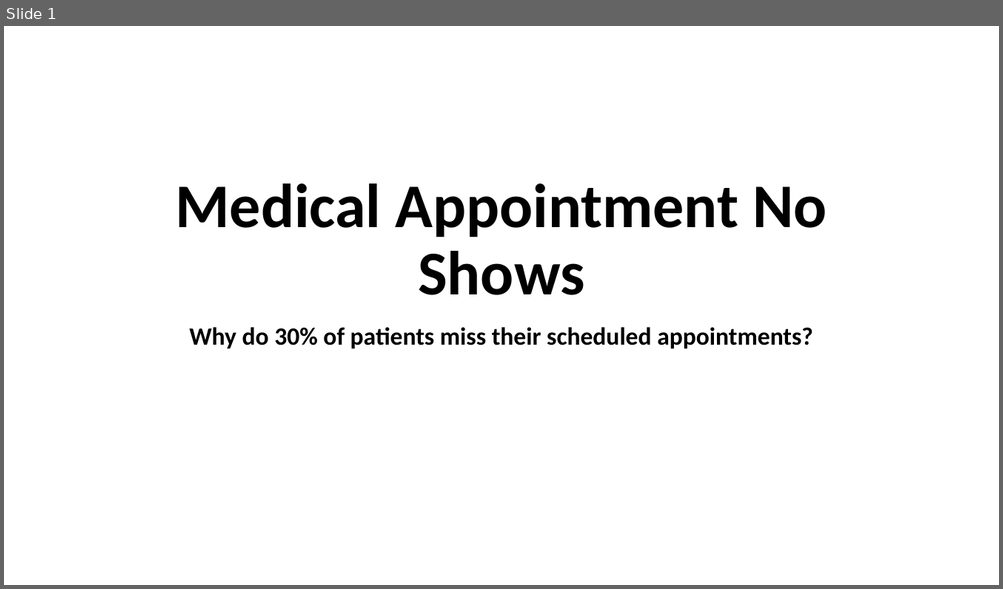
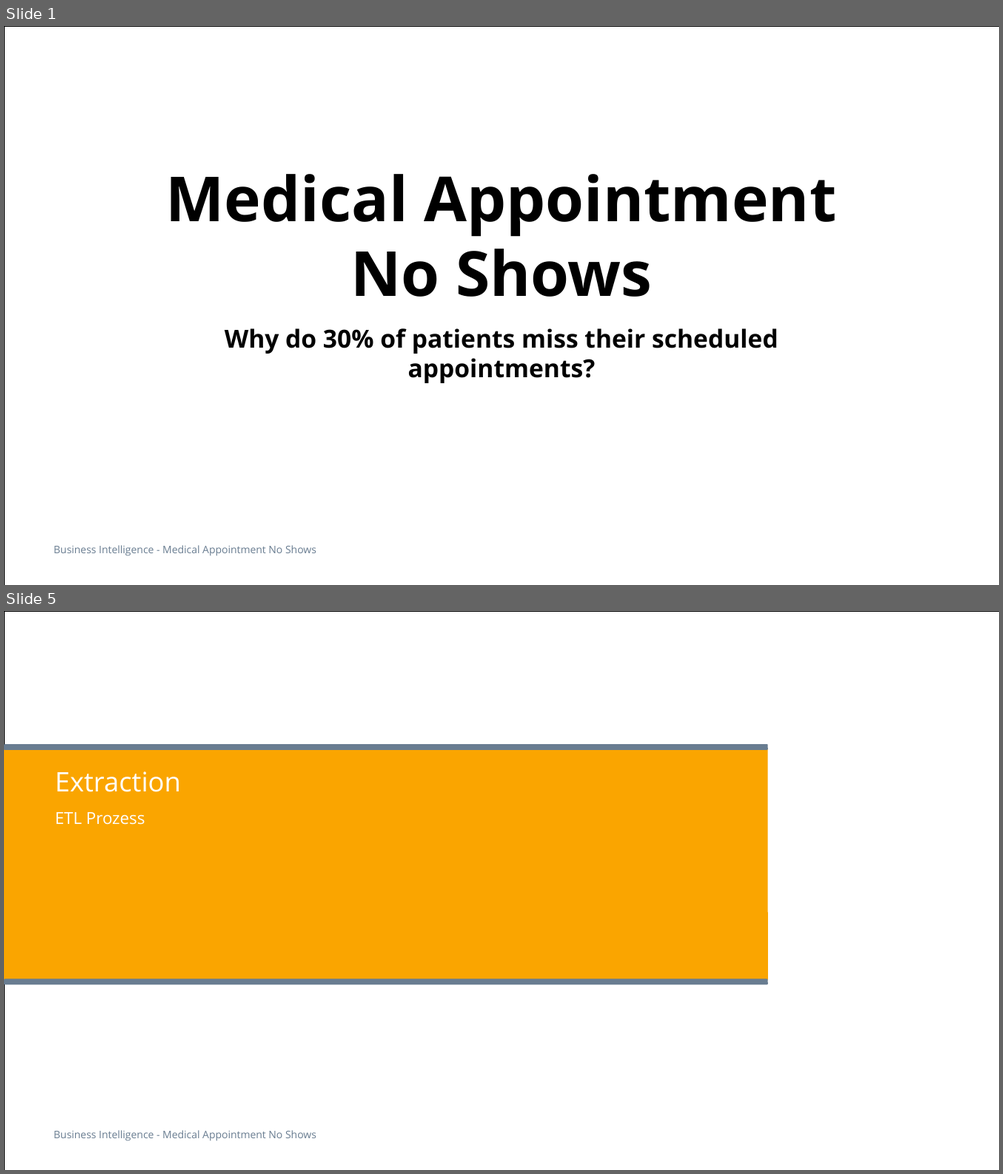
Before and after one commit to soldiervinz/BI_AppointmentShowUp, a slide deck: Medical Appointment No Shows.pptx. Shown one above the other, each under a label of ours: slide 1 before the commit, slides 1 and 5 after it; the slides between them are not shown. The pictures are 1003x589 and 1003x1174 pixels, drawn with LibreOffice and Linux fonts; fonts in the diff are those of the drawing. Boxes give left, top, right and bottom in pixels: in the first picture for what was removed or moved away, otherwise in the second. Text is boxed around its words. In the diff, an @@ line names an element or a change of style, - is before the commit and + after.

```diff
--- a/Medical Appointment No Shows.pptx
+++ b/Medical Appointment No Shows.pptx
@@ slide 5 added at (x1=4, y1=611, x2=999, y2=1170), background #FFFFFF; not listed: 2 template elements that a slide beside it also shows @@
@@ rounded rectangle added at (x1=4, y1=747, x2=768, y2=982), fill #FAA500 @@
@@ rounded rectangle added at (x1=4, y1=744, x2=768, y2=751), fill #697D91 @@
@@ title added at (x1=55, y1=772, x2=181, y2=792), 26 pt, text #FFFFFF @@
+Extraction
@@ subtitle added at (x1=55, y1=812, x2=145, y2=825), 16 pt, text #FFFFFF @@
+ETL Prozess
@@ rounded rectangle added at (x1=4, y1=980, x2=768, y2=985), fill #697D91 @@
@@ slide 1 changed as well @@
@@ rectangle added at (x1=4, y1=26, x2=999, y2=585), outline #000000 0.5 pt @@
@@ title "Medical Appointment No Shows" at (x1=166, y1=174, x2=836, y2=297): font Calibri to Open Sans; line spacing 0.9 to 1 @@
@@ subtitle "Why do 30% of patients ..." at (x1=225, y1=329, x2=778, y2=383): font Calibri to Open Sans; line spacing 0.9 to 1; less space between paragraphs @@
@@ text added at (x1=54, y1=545, x2=316, y2=557), 10 pt, text #697D91 @@
+Business Intelligence - Medical Appointment No Shows
```
Also in this commit, not shown: 5 other slides changed, 14 other slides added, 3 slides removed, 2 other files.
